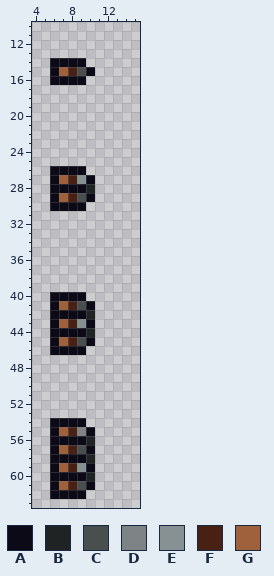
One commit to this pixel-art sprite: TFlippy_TerritoryControl_Core_Dev/Entities/Materials/Ammunition/Material_RifleAmmo.png. Above is the file before it was changed.
The file is 16x64 pixels. Shown: x 4..15, y 10..63. The old version is drawn lined up with the new one.
Palette (. is transparent): A #0b0a16  B #202323  C #494f4f  D #7e8485  E #879092  F #492114  G #9f603c
Pixels before, first column x 6:
14 AAAA.
15 AGFCA
16 AAAA.
17 .....
18 .....
19 .....
20 .....
21 .....
22 .....
23 .....
24 .....
25 .....
26 AAAA.
27 AGFEA
28 AAAAB
29 AGFCA
30 AAAA.
31 .....
32 .....
33 .....
34 .....
35 .....
36 .....
37 .....
38 .....
39 .....
40 AAAA.
41 AGFCA
42 AAAAB
43 AGFEA
44 AAAAB
45 AGFCA
46 AAAA.
47 .....
48 .....
49 .....
50 .....
51 .....
52 .....
53 .....
54 AAAA.
55 AGFDA
56 AAAAB
57 AGFCA
58 AAAAB
59 AGFEA
60 AAAAB
61 AGFCA
62 AAAA.
Now the later version:
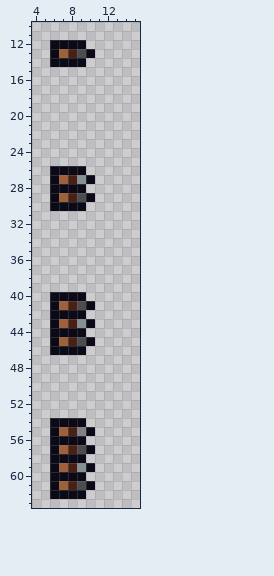
Edits made:
whole drawing moved by +0,+4 (the old picture is shown already moved)
Changed rows in their new state; - is an unchanged pixel.
first column x 6:
12 AAAA-
13 AGFCA
15 .....
16 ....-
first column x 10:
28 .
first column x 10:
42 .
44 .
first column x 10:
56 .
58 .
60 .
